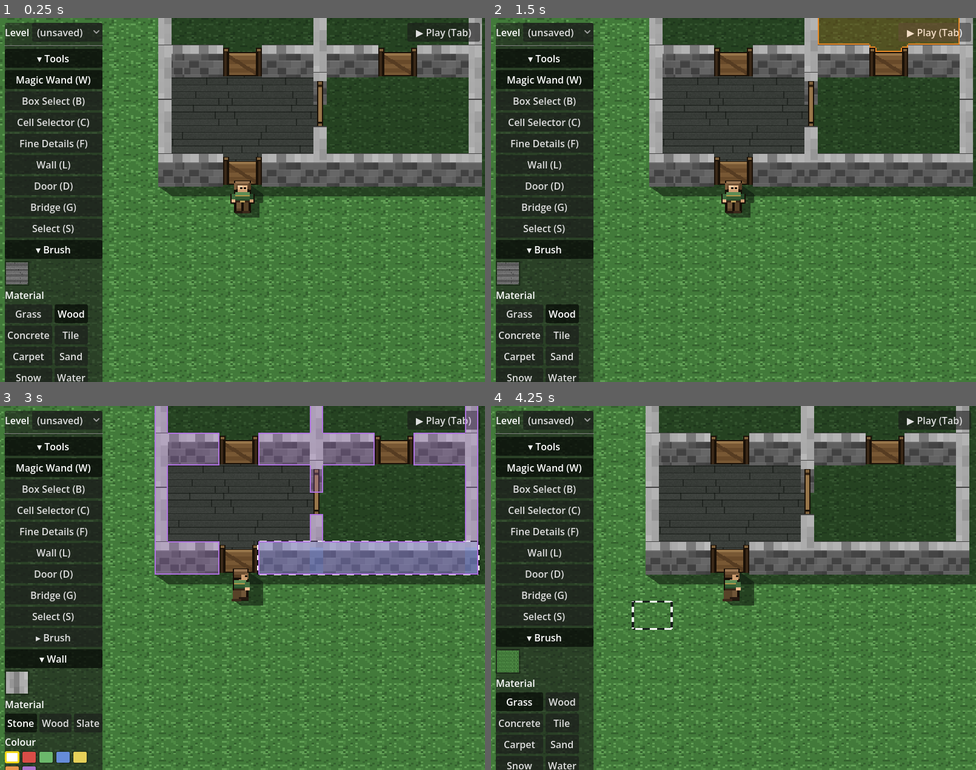
Above: before the commit, frames 1-4 (two rows, left to right).
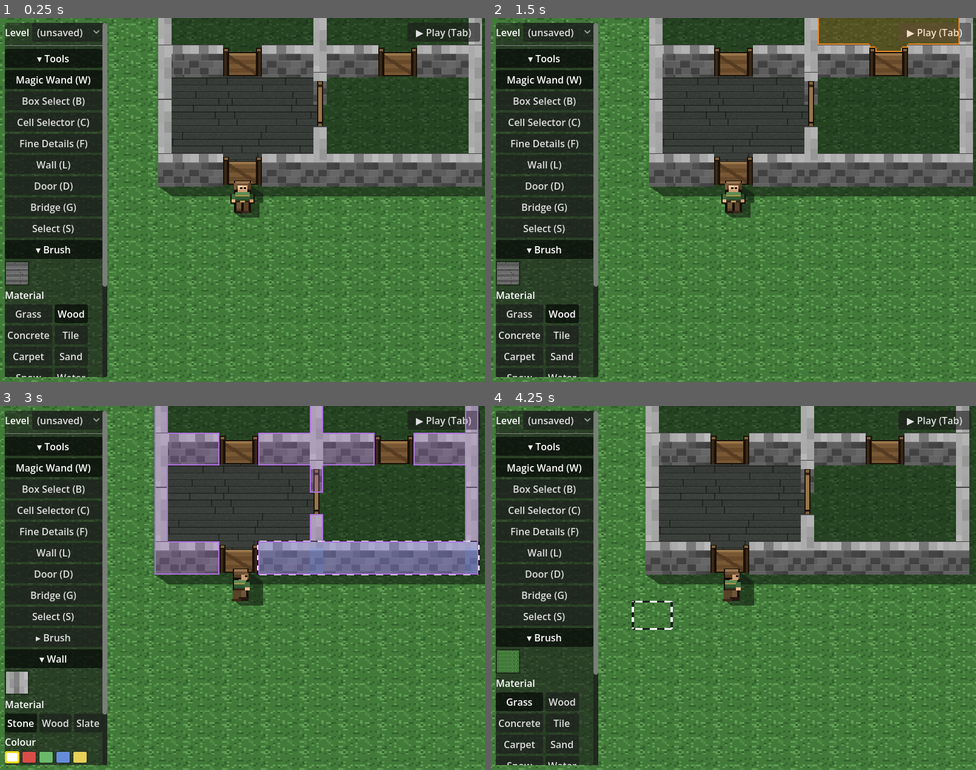
Above: after the commit, the same moments.

Repository: Malcolm-Malloy/grid-quest
Game: Godot game, scene res://main.tscn
Two runs of this game, one before a commit and one after it. Both use one fixed random seed, a clock stepped at 60 frames per second and the inputs below.
Inputs (mouse positions are in pixels of both pictures, inside the frame that each line leads up to):
- Up to frame 1 (0.25 s): no input
- Up to frame 2 (1.5 s): click "▶ Play (Tab)" at 0.5 s; click "■ Edit (Tab)" at 1.25 s
- Up to frame 3 (3 s): click "▶ Play (Tab)" at 2 s; tap Enter at 2.75 s; move the mouse to (349, 569) at 2.77 s; hold Right (ui_right) from 2.78 s (still down); tap Delete at 2.85 s; click (349, 569) at 2.92 s
- Up to frame 4 (4.25 s): release Right (ui_right) at 3.5 s; drag from (636, 606) to (709, 660) at 3.52 s

The runs differ from the first frame. In frame 1, 1.2% of the frame differs, in the area x 0-23%, y 1-100%; in frame 2, 1.2%; in frame 3, 1.2%; in frame 4, 1.2%.

Commit message:
Tool strip: scroll the panel body so it never overflows the window
The left tool/brush panel grew past the bottom of the window once Sand + Snow
were added, cutting off the Colour section. Wrap the panel body in a
ScrollContainer capped to the viewport height (a ScrollContainer's own minimum
height ignores its scrollable content, so shorter content hugs and taller
content scrolls). Horizontal scroll is off, so the strip width still hugs the
widest button. _relayout re-caps on window resize and accordion toggles, so the
strip stays robust as the tool/material roster keeps growing.

Also refresh the stale test_tool_strip counts (the earlier bridge commit added
an 8th strip button + 9th mode): tie them to STRIP_MODES/MODES so future modes
don't re-break them, and assert the new scroll wrapper.

Co-Authored-By: Claude Opus 4.8 <noreply@anthropic.com>

Diff:
--- a/dev/test_tool_strip.gd
+++ b/dev/test_tool_strip.gd
@@ -3,8 +3,9 @@
 # Dev-only headless test for the tool-strip ACCORDION (ROADMAP "Editor UX revisions" -> accordion left
 # menu + Map Size -> Advanced). Checks the strip builds two collapsible sections ("Tools" expanded,
 # "Advanced" collapsed), that the Map Size edge controls live inside the collapsed Advanced section, and
-# that toggling a section header shows/hides its content. Also that all seven mode buttons still exist.
-# Text-only, no render.
+# that toggling a section header shows/hides its content, and that the body is wrapped in a ScrollContainer
+# so a growing tool/material roster scrolls instead of overflowing the window. Counts tie to the strip's
+# own constants so adding a mode does not break this. Text-only, no render.
 #   /Applications/Godot.app/Contents/MacOS/Godot --headless --path . res://dev/test_tool_strip.tscn
 
 var _fails := 0
@@ -22,13 +23,21 @@
 	var ts = get_tree().get_first_node_in_group("tool_strip")
 	_check("tool strip exists (grouped)", ts != null)
 
-	# 7 mode buttons on the strip; only ERASE (3) is omitted (it lives in the right-click menu + Delete
-	# key). Wall/Door stay on the strip AS WELL as the menu because their drag-to-draw-a-line gesture
-	# needs a reachable mode. All 8 modes keep a keyboard shortcut (MODES intact).
-	_check("7 mode buttons on the strip (only Erase omitted)", ts._mode_buttons.size() == 7)
+	# One strip button per STRIP_MODES entry; only ERASE (3) is omitted (it lives in the right-click menu +
+	# Delete key). Tie the count to the constant so adding a mode (e.g. Bridge) does not break this. Wall/
+	# Door stay on the strip AS WELL as the menu because their drag-to-draw-a-line gesture needs a mode.
+	_check("one strip button per STRIP_MODES entry", ts._mode_buttons.size() == ts.STRIP_MODES.size())
 	_check("Erase has no strip button", not ts._mode_buttons.has(3))
-	_check("Wall/Door/Select/Box have strip buttons", ts._mode_buttons.has(4) and ts._mode_buttons.has(5) and ts._mode_buttons.has(6) and ts._mode_buttons.has(7))
-	_check("all 8 modes keep a keyboard shortcut (MODES intact)", ts.MODES.size() == 8)
+	_check("Wall/Door/Select/Box/Bridge have strip buttons",
+		ts._mode_buttons.has(4) and ts._mode_buttons.has(5) and ts._mode_buttons.has(6)
+		and ts._mode_buttons.has(7) and ts._mode_buttons.has(8))
+	_check("every strip mode has a keyboard shortcut in MODES", ts.MODES.size() >= ts.STRIP_MODES.size())
+
+	# the body is wrapped in a ScrollContainer so a growing roster scrolls instead of overflowing the
+	# window; horizontal scroll is off so the strip width still hugs the widest button.
+	_check("panel body scrolls (ScrollContainer present)", ts._scroll is ScrollContainer)
+	_check("horizontal scroll disabled (width hugs content)",
+		ts._scroll.horizontal_scroll_mode == ScrollContainer.SCROLL_MODE_DISABLED)
 
 	# two accordion sections
 	_check("'Tools' section exists", ts._sections.has("Tools"))
--- a/ui/tool_strip.gd
+++ b/ui/tool_strip.gd
@@ -33,6 +33,8 @@
 var _mode_buttons := {} # mode int -> Button, so a keyboard shortcut can light the right radio
 var _sections := {}     # section title -> {"header": Button, "content": VBoxContainer}, for the
 						# accordion (and so a test can check collapse/expand)
+var _scroll: ScrollContainer      # wraps the panel body so it scrolls instead of overflowing the window
+var _content: VBoxContainer       # the scrolled body (all sections); its min height drives _relayout
 var _level_dd: OptionButton       # the Level picker (switch which saved map is edited)
 var _level_confirm: ConfirmationDialog # unsaved-changes guard before a Level switch loads
 var _pending_level := ""          # the map a confirmed Level switch will load
@@ -54,9 +56,21 @@
 	panel.position = Vector2(8, 8)
 	add_child(panel)
 
+	# The body scrolls when it is taller than the window, so a growing tool/material roster is never cut
+	# off (the strip used to overflow the bottom edge once Sand/Snow were added). A ScrollContainer's OWN
+	# minimum height ignores its scrollable content, so _relayout caps it to the viewport height: shorter
+	# content hugs, taller content scrolls. Horizontal scroll is off, so width still hugs the widest button.
+	_scroll = ScrollContainer.new()
+	_scroll.horizontal_scroll_mode = ScrollContainer.SCROLL_MODE_DISABLED
+	_scroll.vertical_scroll_mode = ScrollContainer.SCROLL_MODE_AUTO
+	panel.add_child(_scroll)
+
 	var vb := VBoxContainer.new()
 	vb.add_theme_constant_override("separation", 4)
-	panel.add_child(vb)
+	_scroll.add_child(vb)
+	_content = vb
+	get_viewport().size_changed.connect(_relayout)
+	call_deferred("_relayout")
 
 	# --- Level picker: switch which saved map is being edited (ROADMAP "Editor UX revisions" -> level
 	# dropdown). Lists user://maps; picking a different one loads it (guarded if there are unsaved edits).
@@ -155,7 +169,8 @@
 	content.visible = expanded
 	header.toggled.connect(func(on: bool):
 		content.visible = on
-		header.text = _section_label(title, on))
+		header.text = _section_label(title, on)
+		call_deferred("_relayout")) # expanding/collapsing changes the body height
 	parent.add_child(header)
 	parent.add_child(content)
 	_sections[title] = {"header": header, "content": content}
@@ -163,6 +178,16 @@
 
 func _section_label(title: String, expanded: bool) -> String:
 	return ("▾ " if expanded else "▸ ") + title
+
+# cap the scroll body to the visible window height (minus the 8px top/bottom margins): when the body is
+# shorter it hugs its content (no scrollbar), when taller it scrolls. Re-run whenever the body height or
+# the window size changes (accordion toggles, viewport resize). Robust to the tool/material roster growing.
+func _relayout() -> void:
+	if _scroll == null or _content == null:
+		return
+	var avail: float = maxf(get_viewport().get_visible_rect().size.y - 16.0, 80.0)
+	var want: float = _content.get_combined_minimum_size().y
+	_scroll.custom_minimum_size.y = minf(want, avail)
 
 # expand/collapse a section programmatically (drives the header toggle so its arrow + content follow)
 func _set_section(title: String, expanded: bool) -> void:
Not shown: 1 places in dev/test_automatch.tscn that only renumber resources
